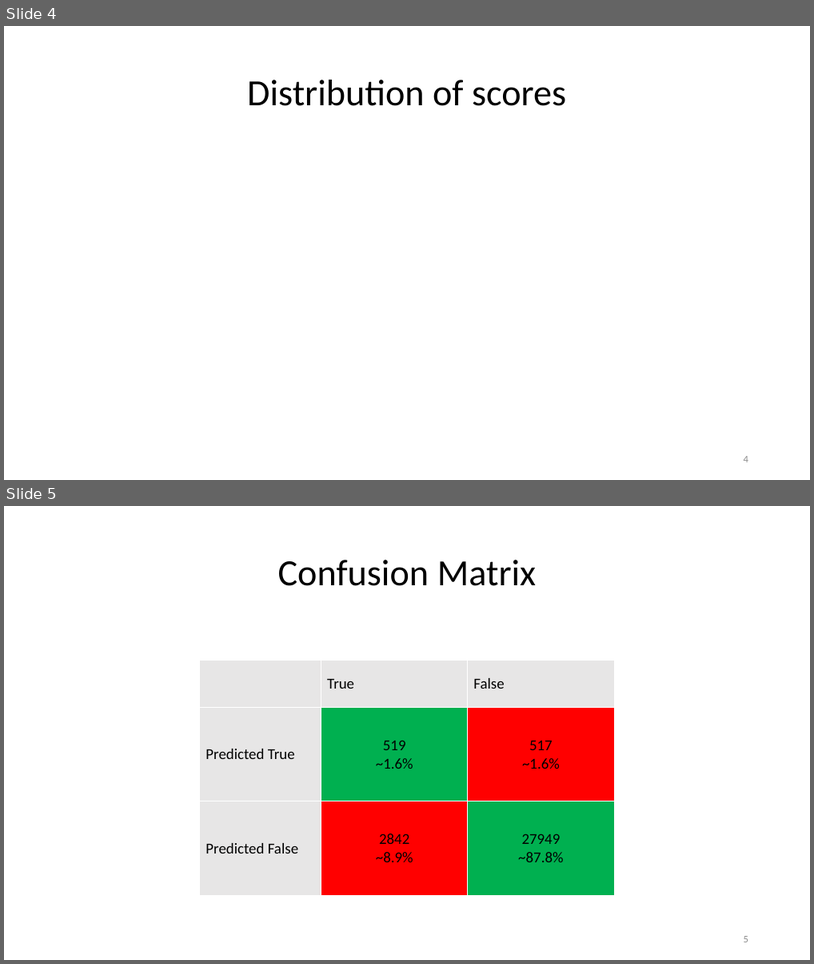
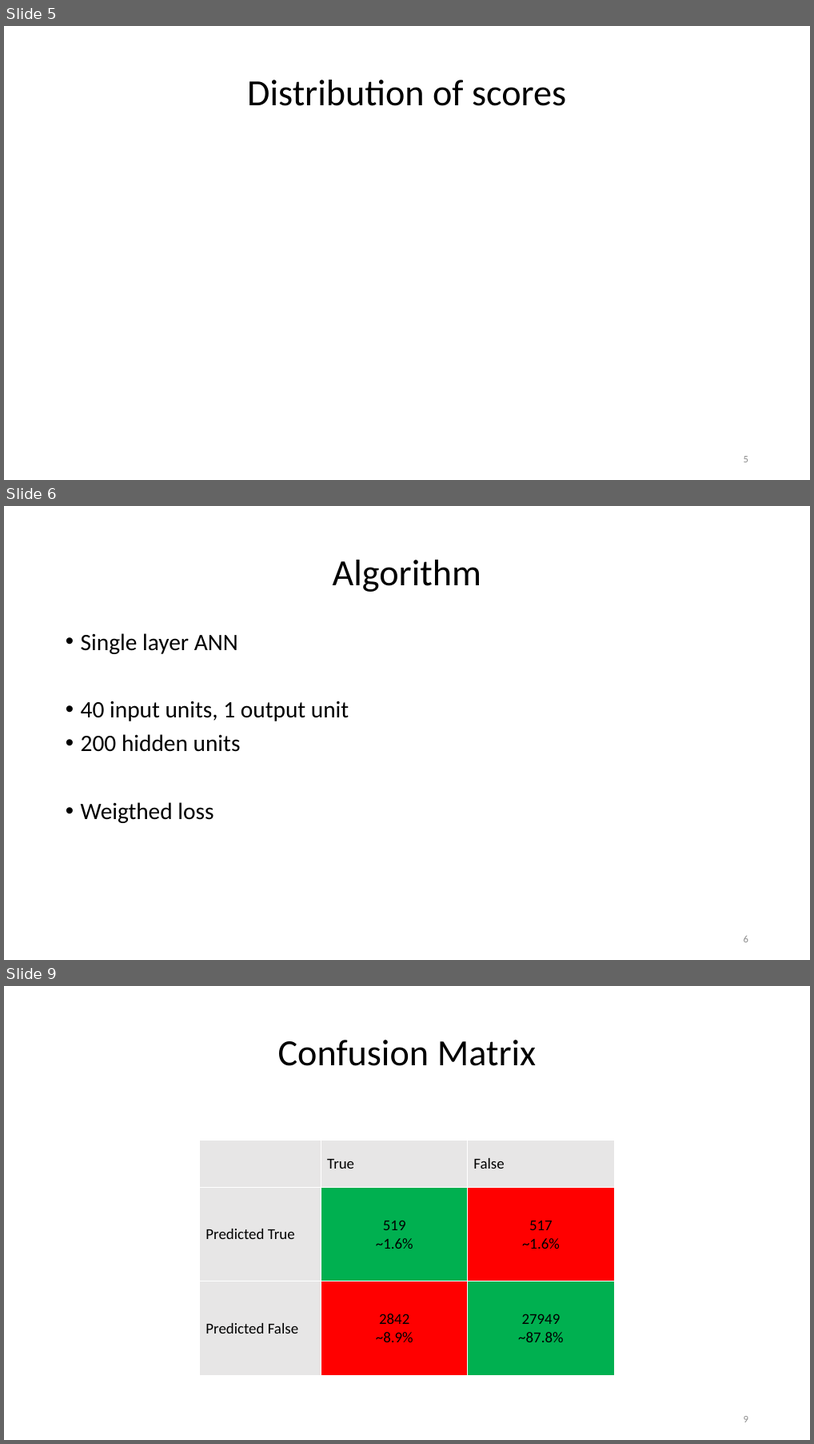
Before and after one commit to paulhager/ProteinPrediction1, a slide deck: BLOSUM_scorescompared to single SNAP scores.pptx. Shown one above the other, each under a label of ours: slides 4 and 5 before the commit, slides 5, 6 and 9 after it; the slides between them are not shown. The pictures are 814x964 and 814x1444 pixels, drawn with LibreOffice and Linux fonts; fonts in the diff are those of the drawing; background and template pictures are left out. Boxes give left, top, right and bottom in pixels: in the first picture for what was removed or moved away, otherwise in the second. Text is boxed around its words. In the diff, an @@ line names an element or a change of style, - is before the commit and + after.

```diff
--- a/BLOSUM_scorescompared to single SNAP scores.pptx
+++ b/BLOSUM_scorescompared to single SNAP scores.pptx
@@ slide 6 added at [4,506,810,960], background #FFFFFF @@
@@ title added at [333,560,482,592], 44 pt, text #000000 @@
+Algorithm
@@ text added at [81,633,349,823], 28 pt, text #000000 @@
+• Single layer ANN
+• 40 input units, 1 output unit
+• 200 hidden units
+• Weigthed loss
@@ page number added at [744,935,749,942], 12 pt, text #8C8C8C @@
+6
@@ what was slide 4 is now slide 5 @@
@@ page number at [744,456,749,462]: text changed @@
-4
+5
@@ what was slide 5 is now slide 9 @@
```
Also in this commit, not shown: 1 slide changed, 5 other slides added, 1 slide removed.
